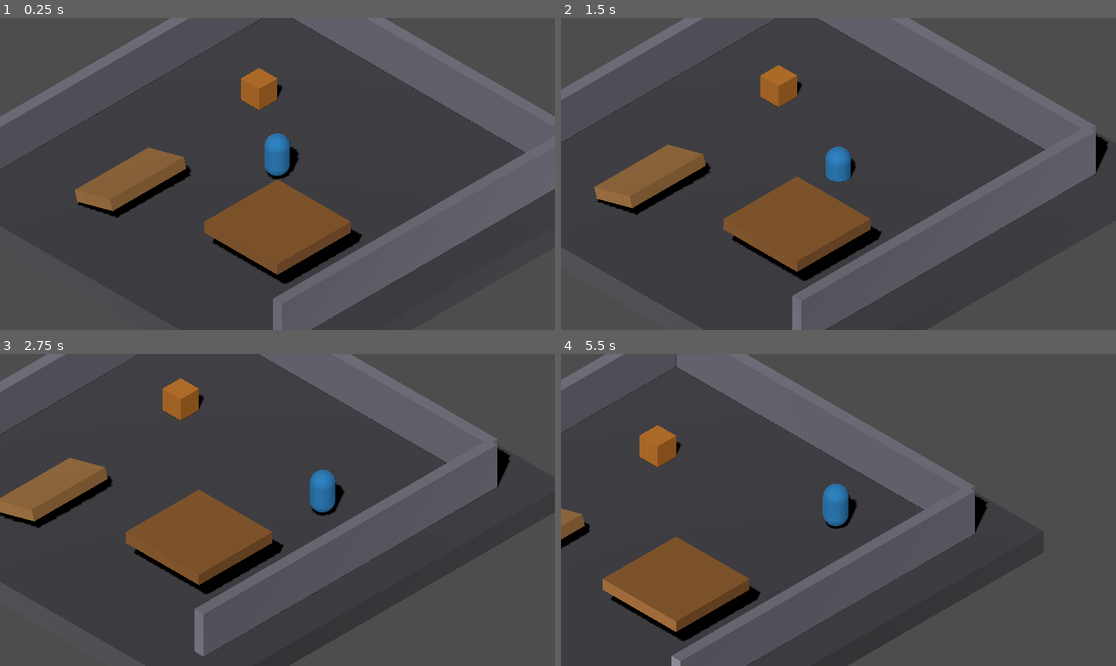
Above: before the commit, frames 1-4 (two rows, left to right).
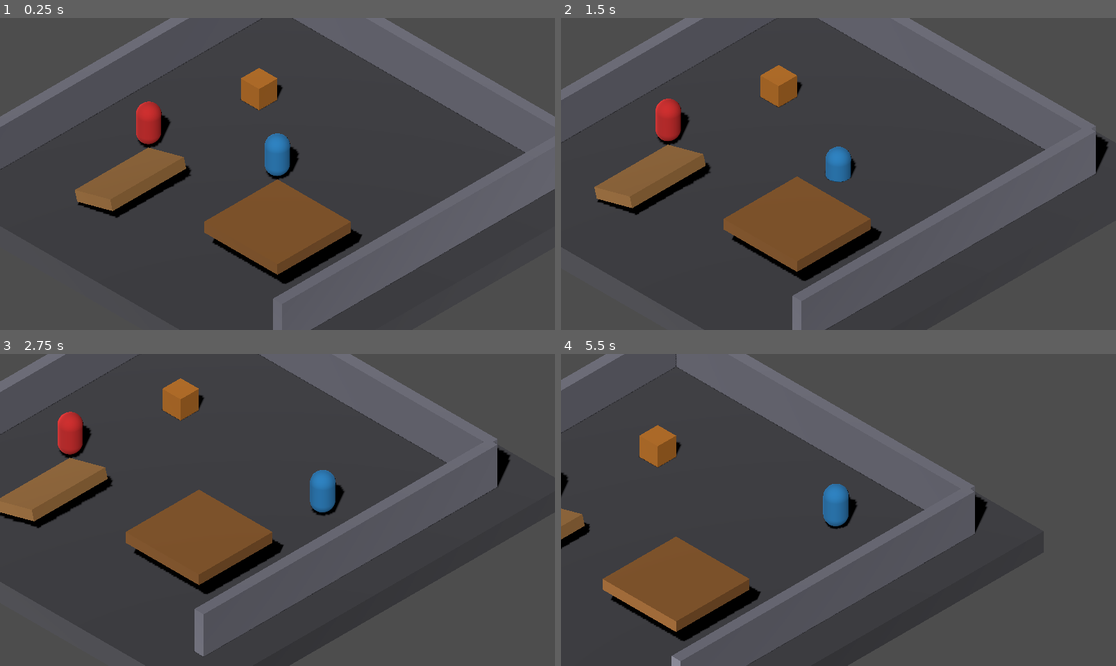
Above: after the commit, the same moments.

Repository: czoesq/3d-stealth
Game: Godot game, scene res://test_world.tscn
The game is run twice, just before and just after one commit, with the same random seed, the same clock (stepped at 60 frames per second) and the same inputs.
Inputs:
- Up to frame 1 (0.25 s): no input
- Up to frame 2 (1.5 s): tap Enter at 0.5 s; hold D (move_right) 0.53-1.28 s; tap C (crouch_toggle) at 0.6 s; tap Space (jump) at 0.77 s; hold S (move_back) from 1.28 s (still down); tap Shift (sprint) at 1.35 s
- Up to frame 3 (2.75 s): tap Space (jump) at 1.52 s; release S (move_back) at 2.03 s; hold D (move_right) from 2.03 s (still down); tap C (crouch_toggle) at 2.1 s
- Up to frame 4 (5.5 s): release D (move_right) at 2.78 s; hold W (move_forward) 2.78-3.53 s; tap Shift (sprint) at 2.85, 4.35 s; tap Space (jump) at 3.02, 3.77, 4.52 s; hold A (move_left) 3.53-5.03 s; tap C (crouch_toggle) at 3.6, 5.1 s; hold S (move_back) from 5.03 s (still down)

The runs differ from the first frame. In frame 1, 0.7% of the frame differs, in the area x 24-31%, y 26-42%; in frame 2, 0.7%, in the area x 17-24%, y 25-41%; in frame 3, 0.7%; in frame 4, less than 0.1%.

Commit message:
Fix enemy.tscn SubResource ordering (must be defined before nodes)

Diff:
--- a/Prefabs/Enemy/enemy.tscn
+++ b/Prefabs/Enemy/enemy.tscn
@@ -13,6 +13,12 @@
 height = 1.8
 radius = 0.5
 material = SubResource("Mat_enemy")
+
+[sub_resource type="SphereShape3D" id="4"]
+radius = 10.0
+
+[sub_resource type="SphereShape3D" id="5"]
+radius = 8.0
 
 [node name="Enemy" type="CharacterBody3D"]
 groups = ["enemy"]
@@ -63,9 +69,3 @@
 
 [node name="Point4" type="Marker3D" parent="PatrolPoints"]
 position = Vector3(-3, 0, 3)
-
-[sub_resource type="SphereShape3D" id="4"]
-radius = 10.0
-
-[sub_resource type="SphereShape3D" id="5"]
-radius = 8.0
Not shown, added: Scripts/AI/enemy_controller.gd.uid
